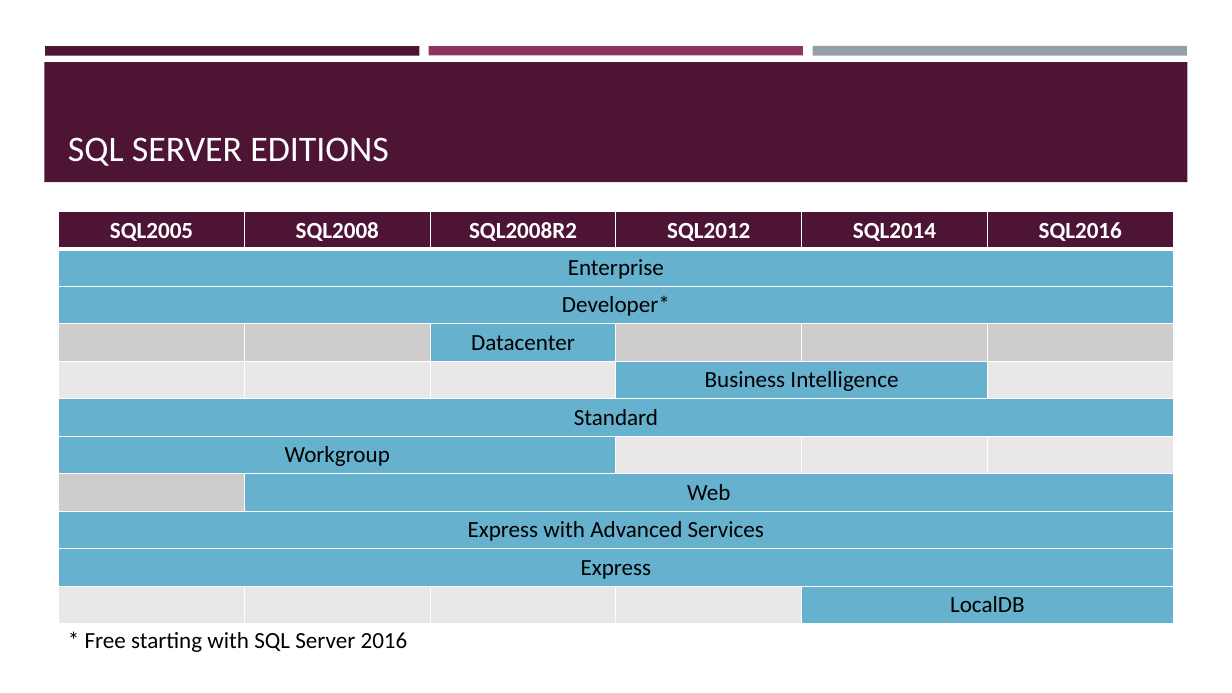
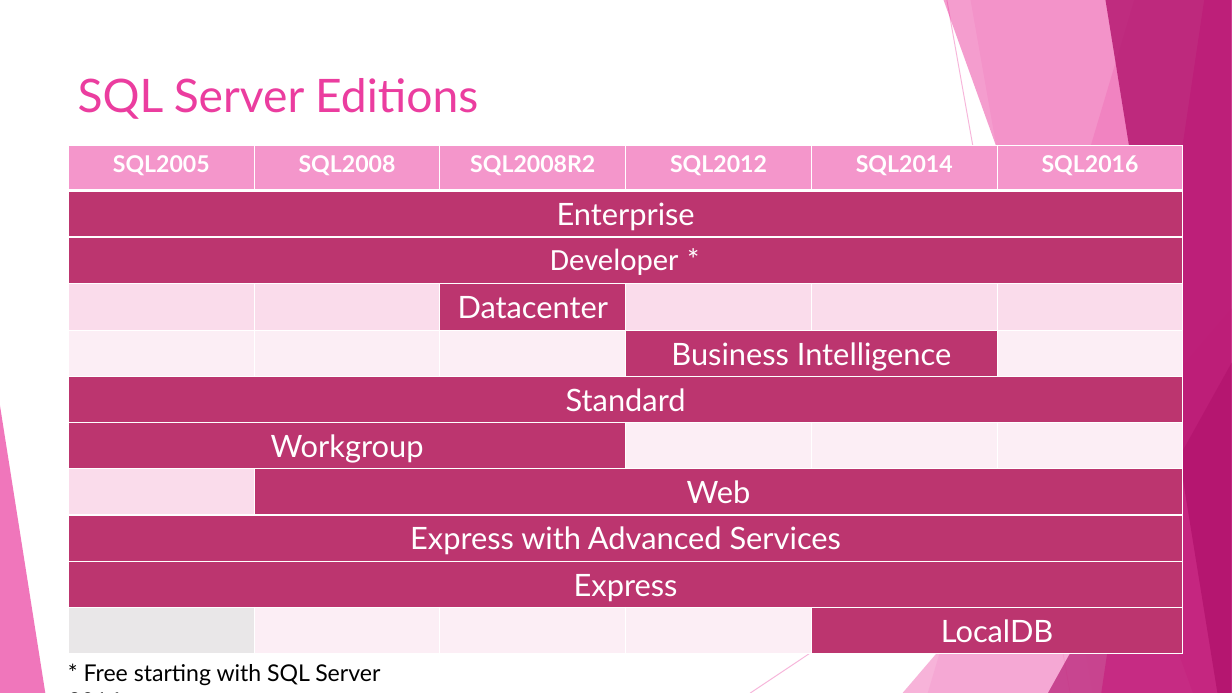
Before and after one commit to sqltran/SevenAwesomeSQLFeatures, a slide deck: slide 2 of AwesomeFreeSQLServerFeatures.pptx. Drawn at 1232x693 pixels with LibreOffice and Linux fonts; fonts in the diff are those of the drawing. Boxes give left, top, right and bottom in pixels: in the first picture for what was removed or moved away, otherwise in the second. Text is boxed around its words. In the diff, an @@ line names an element or a change of style, - is before the commit and + after.

Commit message:
Chage presentation theme and fixup.

```diff
--- a/AwesomeFreeSQLServerFeatures.pptx
+++ b/AwesomeFreeSQLServerFeatures.pptx
@@ rectangle removed at box(45, 46, 420, 55) @@
@@ rectangle removed at box(429, 46, 803, 55) @@
@@ rectangle removed at box(812, 46, 1187, 56) @@
@@ rectangle removed at box(44, 62, 1188, 182) @@
@@ title "SQL Server Editions" at box(78, 78, 478, 119): vertical alignment bottom to top @@
@@ title at box(78, 78, 478, 119): text changed; size 28 to 36 pt; font Calibri to Lato; text colour #FFFFFF to #EB3D9F @@
-SQL SERVER EDITIONS
+SQL Server Editions
@@ table at box(68, 145, 1183, 653) @@
-row 3, column 1: Developer*
+row 3, column 1: Developer *
@@ fill #4D1434 to #F496CB in row 1 @@
@@ fill #66B1CE to #BC356F in 10 cells @@
@@ fill #D0CCCE to #FBDDEC in 6 cells @@
@@ fill #E9E7E8 to #FDEFF6 in 10 cells @@
@@ font Calibri to Lato @@
@@ size 18 to 24 pt, text colour #000000 to #FFFFFF in "Enterprise", "Datacenter", "Business Intelligence", "Standard" and 5 more places @@
@@ table: place and size @@
-table at box(59, 212, 1174, 621)
+table at box(68, 145, 1183, 653)
@@ group added at box(0, 0, 1232, 693): 5 freeform shapes, 3 triangles, 2 lines @@
@@ text "* Free starting with SQL ...": place and size @@
-text "* Free starting with SQL ..." at box(85, 632, 408, 652)
+text "* Free starting with SQL ..." at box(84, 664, 380, 686)
@@ text "* Free starting with SQL ..." at box(84, 664, 380, 686): font Calibri to Lato @@
```
Also in this commit, not shown: 32 other slides changed, 4 slides added.
